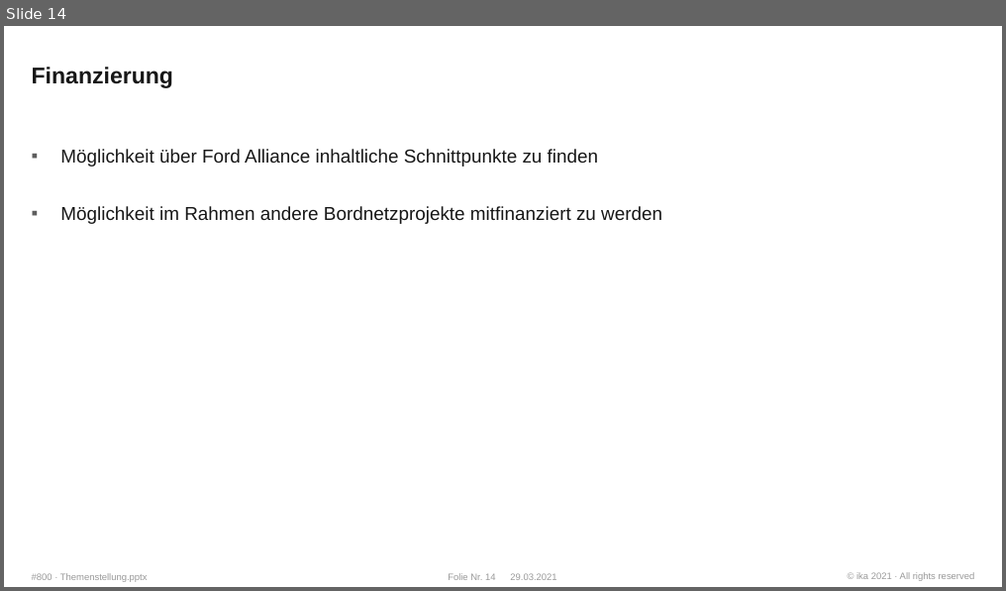
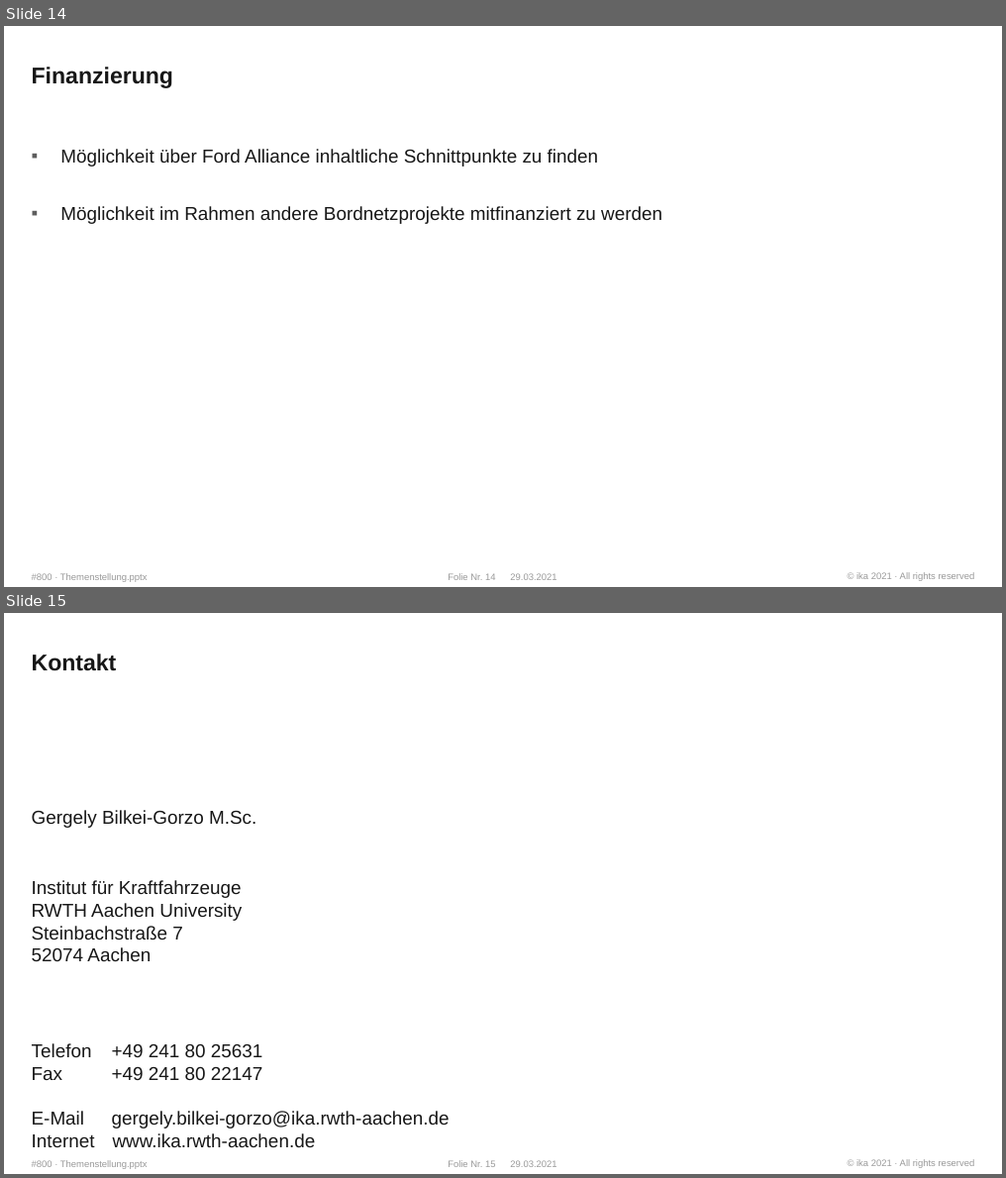
Before and after one commit to WhR4Ven/Diss_Dokument, a slide deck: Themenstellung.pptx. Shown one above the other, each under a label of ours: slide 14 before the commit, slides 14 and 15 after it. The pictures are 1006x591 and 1006x1178 pixels, drawn with LibreOffice and Linux fonts; fonts in the diff are those of the drawing; background and template pictures are left out. Boxes give left, top, right and bottom in pixels: in the first picture for what was removed or moved away, otherwise in the second. Text is boxed around its words. In the diff, an @@ line names an element or a change of style, - is before the commit and + after.

```diff
--- a/Themenstellung.pptx
+++ b/Themenstellung.pptx
@@ slide 15 added at (4, 613, 1002, 1174), background #FFFFFF; not listed: 4 template elements that a slide beside it also shows @@
@@ text added at (32, 654, 117, 671), 22 pt, text #171717, bold @@
+Kontakt
@@ text added at (32, 810, 256, 828), 18 pt, text #171717 @@
+Gergely Bilkei-Gorzo M.Sc.
@@ text added at (32, 880, 242, 961), 18 pt, text #171717 @@
+Institut für Kraftfahrzeuge
+RWTH Aachen University
+Steinbachstraße 7
+52074 Aachen
@@ text added at (32, 1044, 316, 1148), 18 pt, text #171717 @@
+Telefon
+Fax
+E-Mail
+Internet www.ika.rwth-aachen.de
@@ text added at (112, 1044, 450, 1129), 18 pt, text #171717 @@
++49 241 80 25631
++49 241 80 22147
+gergely.bilkei-gorzo@ika.rwth-aachen.de
```
Also in this commit, not shown: 5 slides changed.
